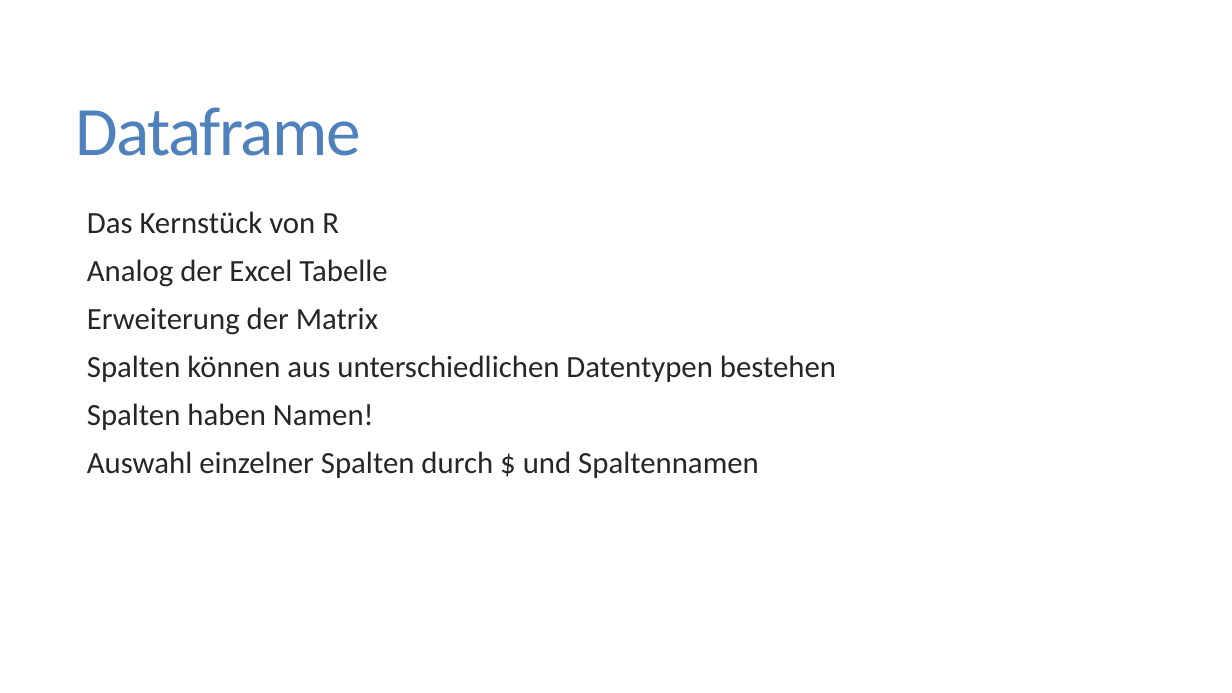
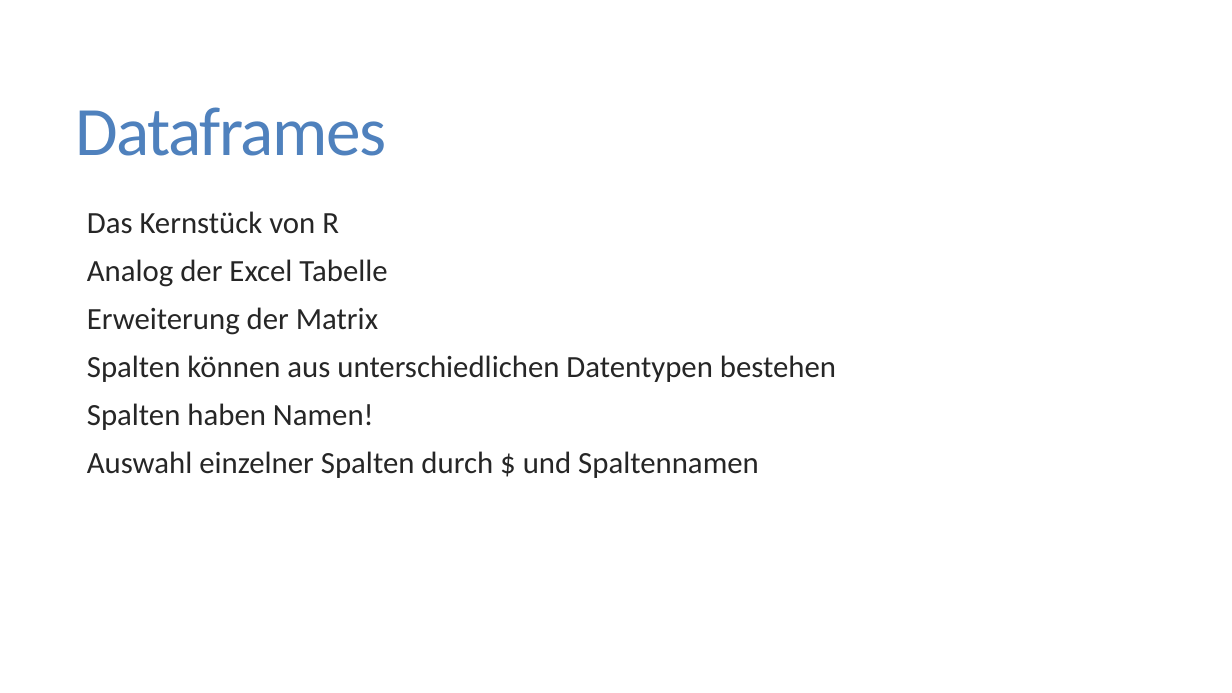
Before and after one commit to FlorianKeppeler/RKurs, a slide deck: slide 25 of Einführung in R.pptx (slide 16 before the commit). Drawn at 1232x693 pixels with LibreOffice and Linux fonts; fonts in the diff are those of the drawing. Boxes give left, top, right and bottom in pixels: in the first picture for what was removed or moved away, otherwise in the second. Text is boxed around its words. In the diff, an @@ line names an element or a change of style, - is before the commit and + after.

```diff
--- a/Einführung in R.pptx
+++ b/Einführung in R.pptx
@@ title at (x1=76, y1=107, x2=387, y2=156): text changed @@
-Dataframe
+Dataframes
```
Also in this commit, not shown: 6 other slides changed, 11 slides added, 2 slides removed, 7 other files.
